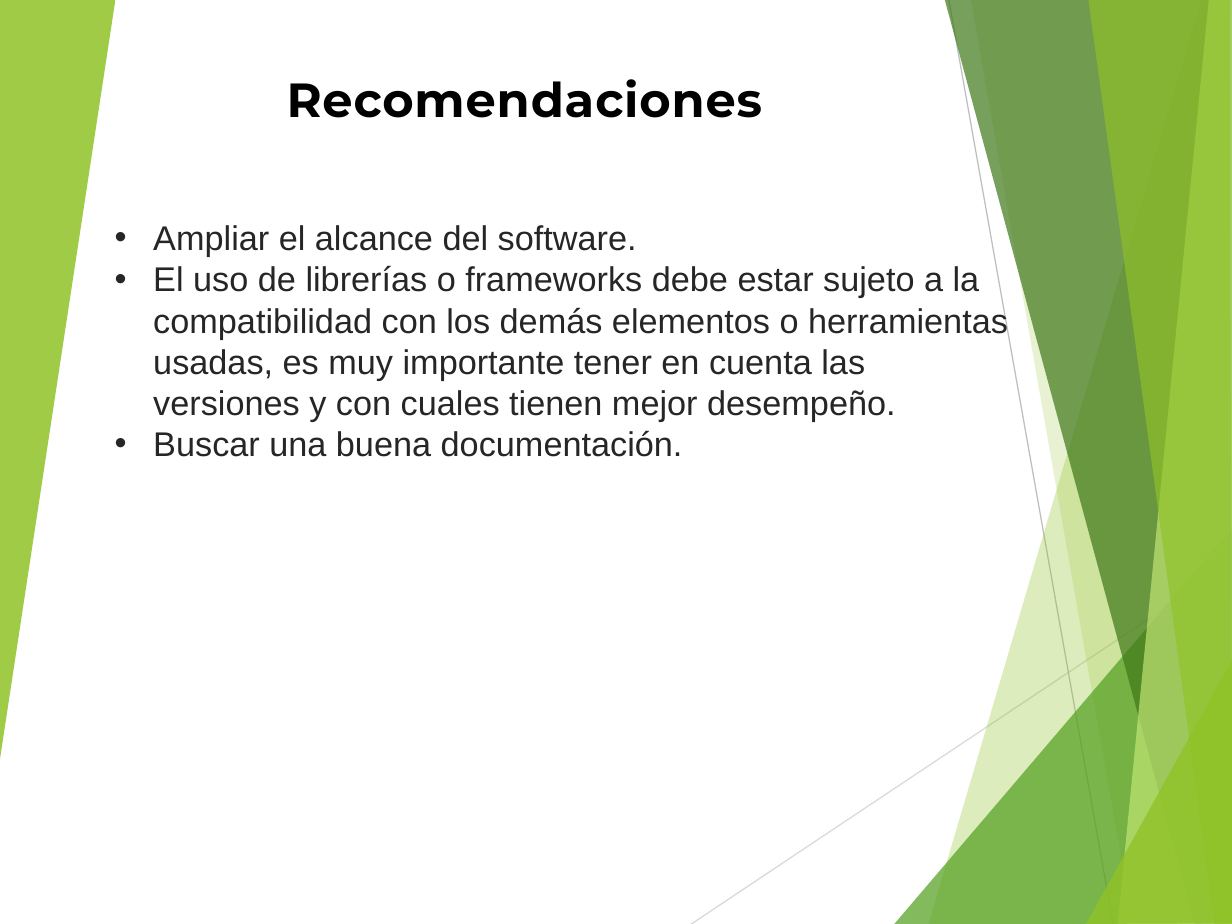
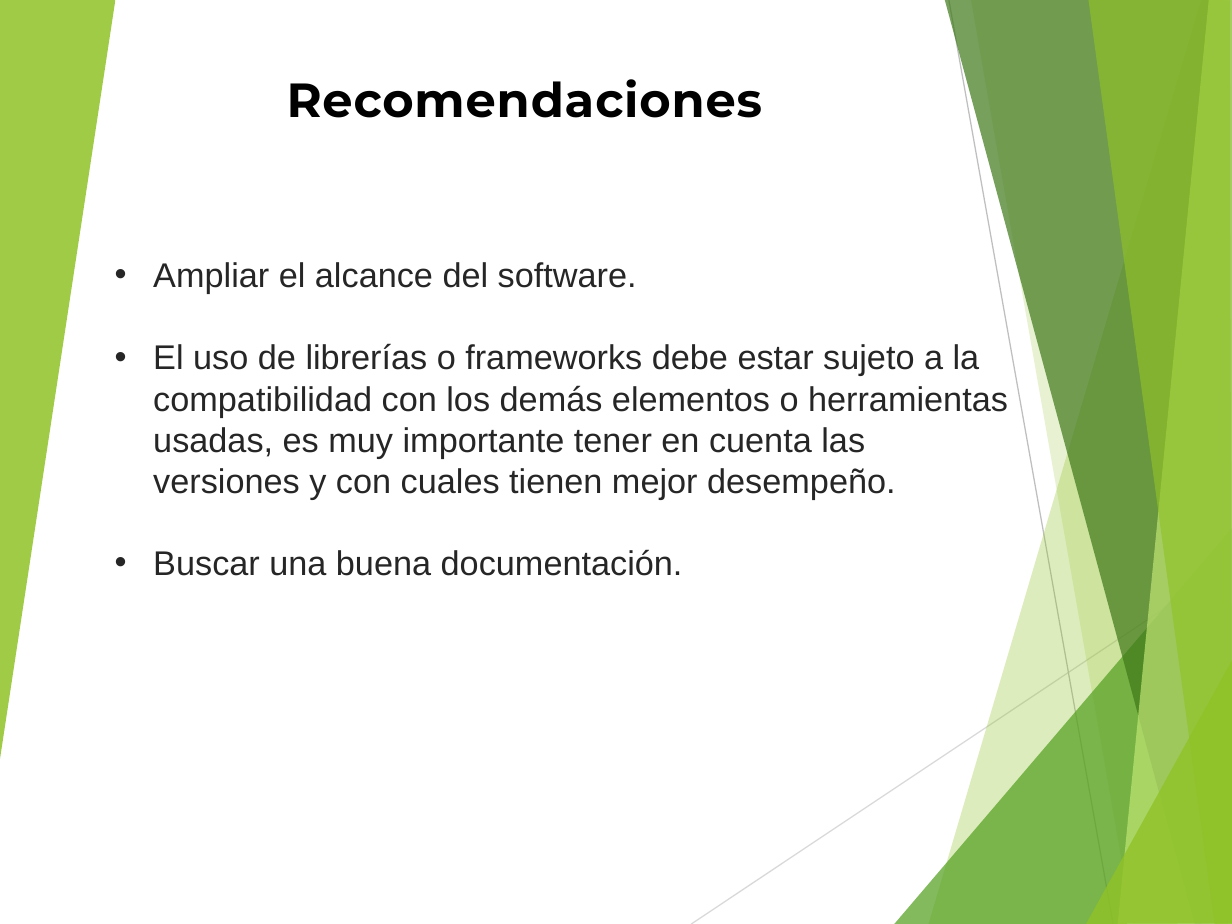
Before and after one commit to andy645jh/ProyectoGrado, a slide deck: slide 17 of extras/docs/rdc_presentacion.pptx. Drawn at 1232x924 pixels with LibreOffice and Linux fonts; fonts in the diff are those of the drawing. Boxes give left, top, right and bottom in pixels: in the first picture for what was removed or moved away, otherwise in the second. Text is boxed around its words. In the diff, an @@ line names an element or a change of style, - is before the commit and + after.

```diff
--- a/extras/docs/rdc_presentacion.pptx
+++ b/extras/docs/rdc_presentacion.pptx
@@ text "Ampliar el alcance del software." rewrapped from (x1=153, y1=225, x2=1008, y2=457) to (x1=153, y1=262, x2=1008, y2=576) @@
```
Also in this commit, not shown: 5 other slides changed.
